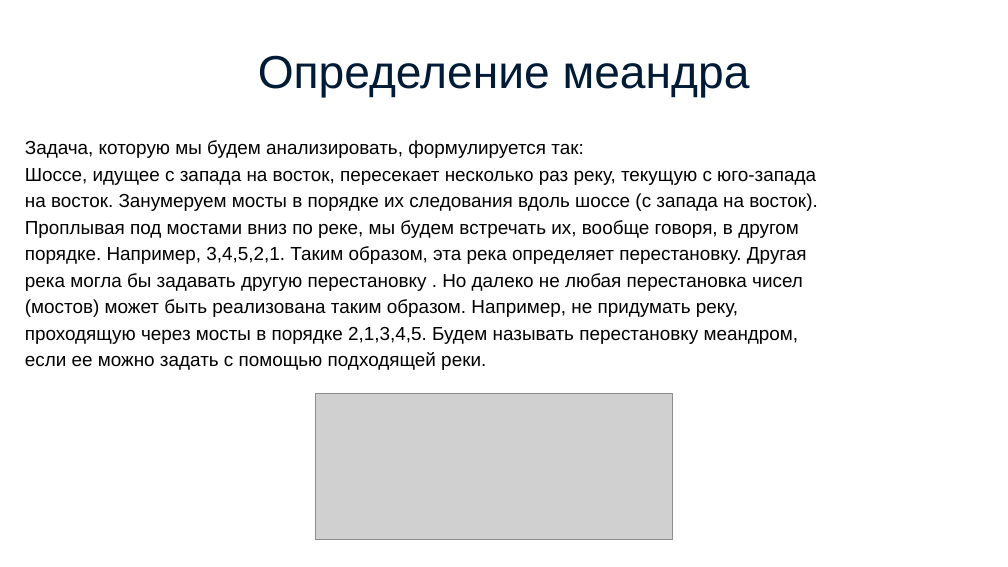
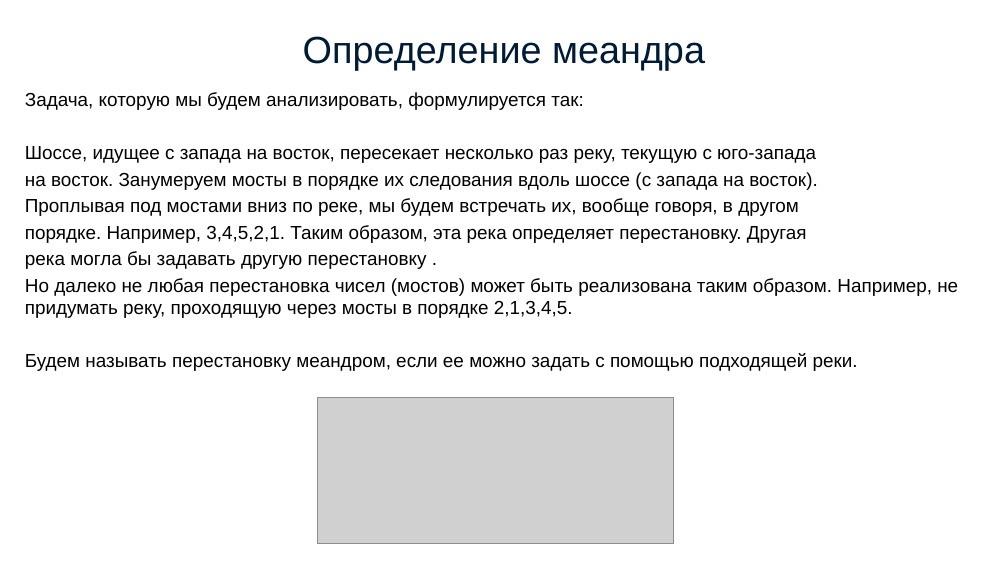
Before and after one commit to simonvar/Meanders, a slide deck: slide 3 of documents/presentation.pptx. Drawn at 1008x567 pixels with LibreOffice and Linux fonts; fonts in the diff are those of the drawing; grey boxes stand for pictures. Boxes give left, top, right and bottom in pixels: in the first picture for what was removed or moved away, otherwise in the second. Text is boxed around its words. In the diff, an @@ line names an element or a change of style, - is before the commit and + after.

Commit message:
change presentation and .jar

```diff
--- a/documents/presentation.pptx
+++ b/documents/presentation.pptx
@@ title "Определение меандра": place and size @@
-title "Определение меандра" at bbox=[258, 55, 750, 98]
+title "Определение меандра" at bbox=[303, 36, 705, 70]
@@ title "Определение меандра" at bbox=[303, 36, 705, 70]: size 44 to 36 pt @@
@@ text "Задача, которую мы будем анализировать, ...": place and size @@
-text "Задача, которую мы будем анализировать, ..." at bbox=[25, 140, 817, 370]
+text "Задача, которую мы будем анализировать, ..." at bbox=[25, 92, 958, 371]
@@ text at bbox=[25, 251, 958, 371]: text changed @@
-река могла бы задавать другую перестановку . Но далеко не любая перестановка чисел
-(мостов) может быть реализована таким образом. Например, не придумать реку,
-проходящую через мосты в порядке 2,1,3,4,5. Будем называть перестановку меандром,
-если ее можно задать с помощью подходящей реки.
+река могла бы задавать другую перестановку .
+Но далеко не любая перестановка чисел (мостов) может быть реализована таким образом. Например, не придумать реку, проходящую через мосты в порядке 2,1,3,4,5.
+Будем называть перестановку меандром, если ее можно задать с помощью подходящей реки.
@@ picture: place and size @@
-picture at bbox=[316, 394, 673, 540]
+picture at bbox=[318, 398, 675, 544]
```
Also in this commit, not shown: 6 other slides changed, 6 other files.
